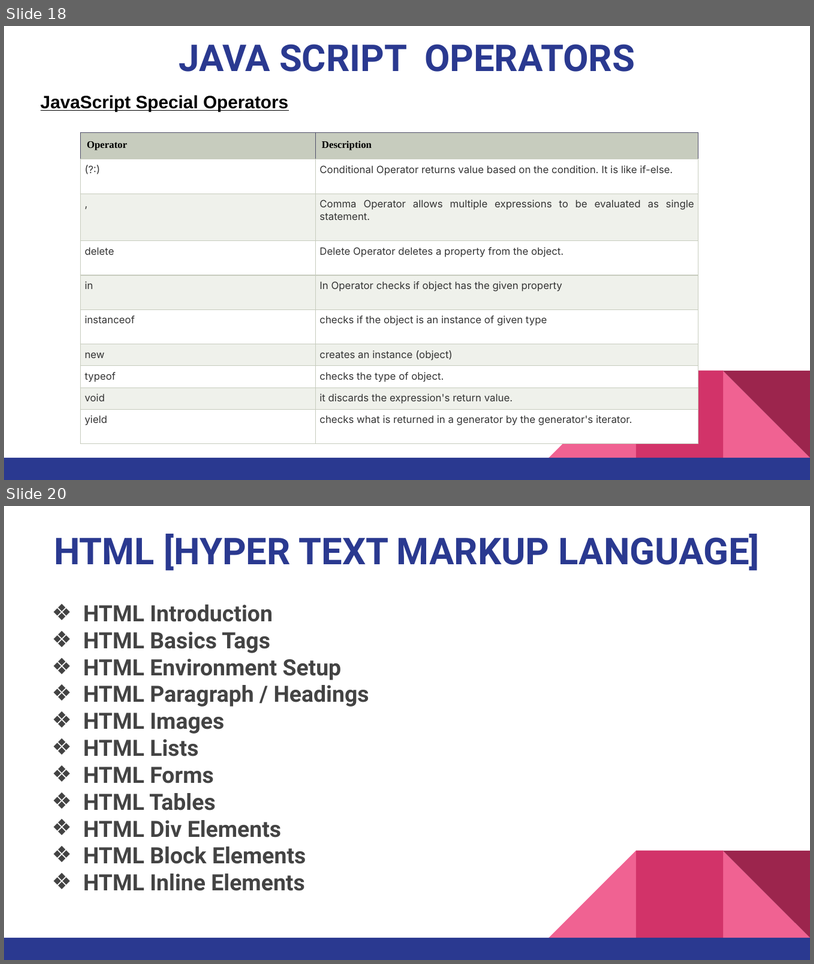
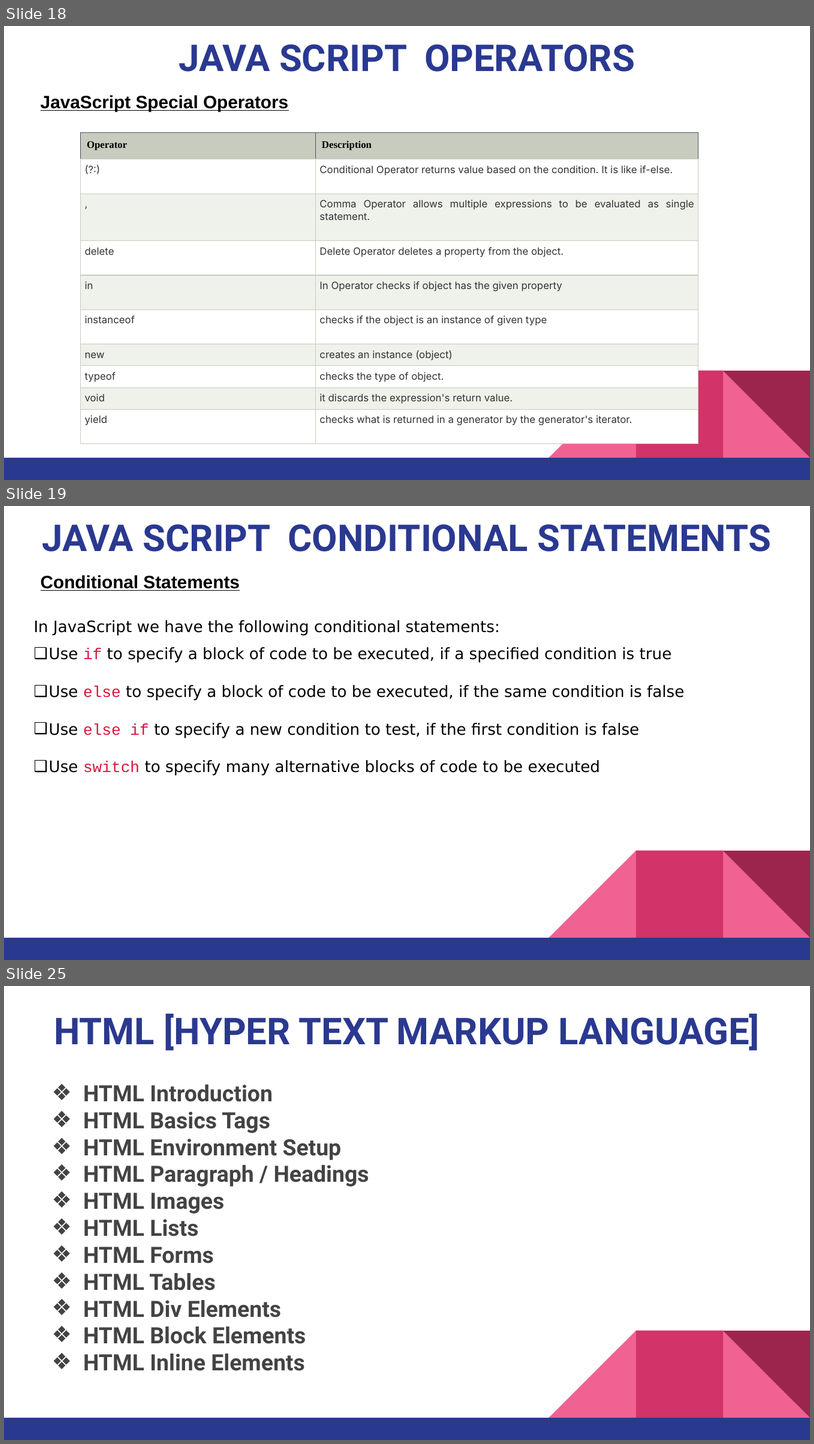
Before and after one commit to pnytrainingrepo/Webdevelopment, a slide deck: JavaScript.pptx. Shown one above the other, each under a label of ours: slides 18 and 20 before the commit, slides 18, 19 and 25 after it; the slides between them are not shown. The pictures are 814x964 and 814x1444 pixels, drawn with LibreOffice and Linux fonts; fonts in the diff are those of the drawing. Boxes give left, top, right and bottom in pixels: in the first picture for what was removed or moved away, otherwise in the second. Text is boxed around its words. In the diff, an @@ line names an element or a change of style, - is before the commit and + after.

```diff
--- a/JavaScript.pptx
+++ b/JavaScript.pptx
@@ slide 19 added at box(4, 506, 810, 960), background #FFFFFF; not listed: 5 template elements that a slide beside it also shows @@
@@ title added at box(42, 524, 771, 552), 33 pt, text #2A3990, bold @@
+JAVA SCRIPT CONDITIONAL STATEMENTS
@@ text added at box(41, 575, 239, 591), 16 pt, text #000000, bold, underline @@
+Conditional Statements
@@ text added at box(34, 620, 684, 775), 14 pt, text #000000 @@
+In JavaScript we have the following conditional statements:
+❑ Use if to specify a block of code to be executed, if a specified condition is true
+❑ Use else to specify a block of code to be executed, if the same condition is false
+❑ Use else if to specify a new condition to test, if the first condition is false
+❑ Use switch to specify many alternative blocks of code to be executed
@@ what was slide 20 is now slide 25 @@
```
Also in this commit, not shown: 5 other slides added, 1 slide removed, 1 other file.
